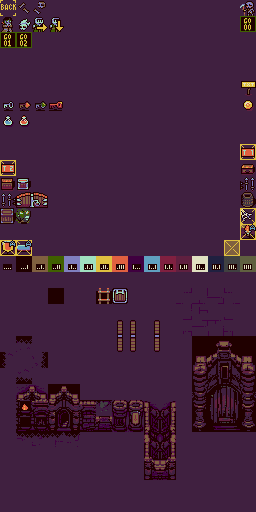
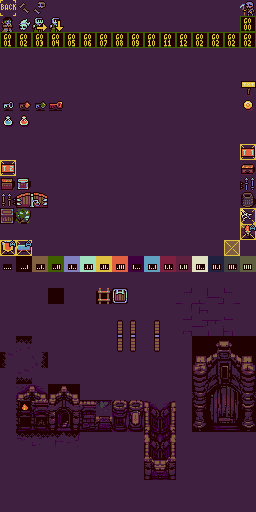
Before/after of a 256px x 512px layered artwork. What changed in the layer stack:
added layer "goRoom_2 copy 14" in group "teleport" over [240,32,256,48]
added layer "goRoom_2 copy 13" in group "teleport" over [224,32,240,48]
added layer "goRoom_2 copy 12" in group "teleport" over [208,32,224,48]
added layer "goRoom_2 copy 11" in group "teleport" over [192,32,208,48]
added layer "goRoom_2 copy 10" in group "teleport" over [176,32,192,48]
added layer "goRoom_2 copy 9" in group "teleport" over [160,32,176,48]
added layer "goRoom_2 copy 8" in group "teleport" over [144,32,160,48]
added layer "goRoom_2 copy 7" in group "teleport" over [128,32,144,48]
added layer "goRoom_2 copy 6" in group "teleport" over [112,32,128,48]
added layer "goRoom_2 copy 5" in group "teleport" over [88,32,112,48]
added layer "goRoom_2 copy 4" in group "teleport" over [80,32,96,48]
added layer "goRoom_2 copy 3" in group "teleport" over [64,32,80,48]
added layer "goRoom_2 copy 2" in group "teleport" over [48,32,64,48]
added layer "goRoom_2 copy" in group "teleport" over [32,32,48,48]
